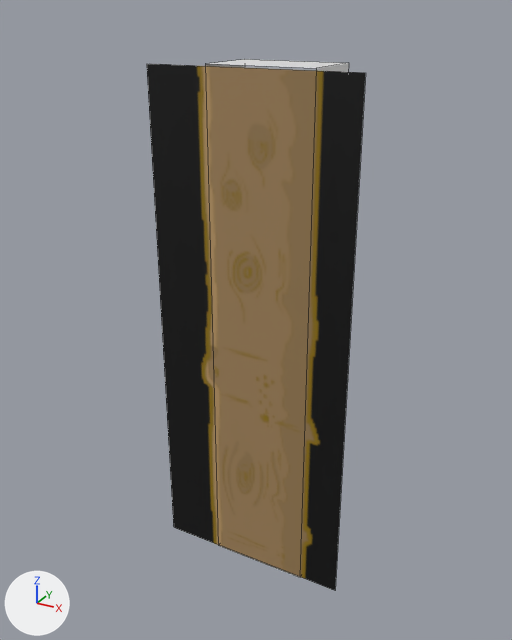
Two versions of the Blender file Content/PuffBOMB/3D/Mountain/DarkLogV7.blend, one commit apart.
Rendered twice from a 50 mm lens placed at (11.52, -16.05, 15.87), pointed at (2.56, 0.23, 7.73). The lights are fixed; the arrows at lower left show +X, +Y and +Z. Mesh edges are drawn as thin lines.
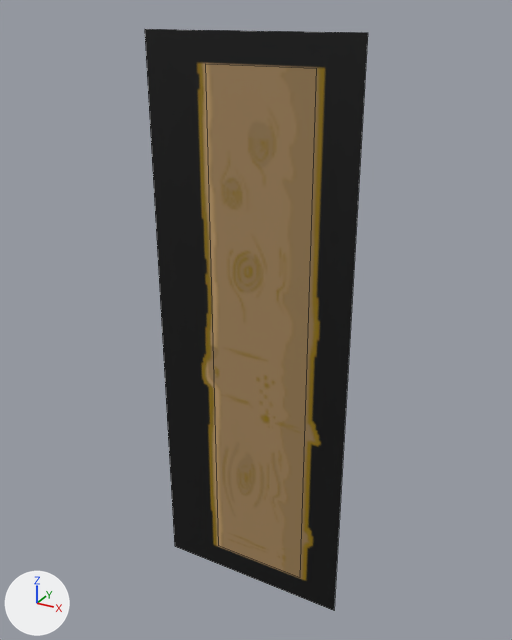
The change, as a list of edits to the scene's bpy script:
```text
Add img_darklog7_png_001:
    img_darklog7_png_001 = load_image('DarkLog7.png.001', '../../Textures/Foregrounds/Mountain/DarkLog7.png', 264, 104, 'Non-Color')
Add mat_darklog7_png_001:
    mat_darklog7_png_001 = principled_material('DarkLog7.png.001')
    mat_darklog7_png_001.texture = img_darklog7_png_001
Change me_plane:
    where me_plane.from_pydata(...)  # 4 vertices, 1 face; spans x 0.0..2.5, y 0.0..1.0, z 0.2
    used by ob_plane; location = (5.8, 0.4, 0.0); rotation_euler = (1.571, -1.571, 0.0), in degrees (90, -90, 0); scale = (5.83, 5.83, 5.83)
    remove me_plane.materials.append(mat_darklog7_png)  # picture img_darklog7_png
    me_plane part 1
    me_plane.vertices[0].co: (2.5, 1.0, 0.2) -> (2.64, 1.0, 0.2)  # pixel (146, 63) -> pixel (144, 29)
    me_plane.vertices[1].co: (2.5, 0.0, 0.2) -> (2.64, 0.0, 0.2)  # pixel (365, 72) -> pixel (367, 32)
    me_plane.vertices[2].co: (0.0, 0.0, 0.2) -> (-0.14, 0.0, 0.2)  # pixel (335, 590) -> pixel (334, 610)
    me_plane.vertices[3].co: (0.0, 1.0, 0.2) -> (-0.14, 1.0, 0.2)  # pixel (173, 527) -> pixel (174, 546)
    add me_plane.materials.append(mat_darklog7_png_001)  # picture img_darklog7_png_001
```

Boxes [x1, y1, x2, y2] around the edits, measured in the pictures (512 x 640 px):
'Plane', recoloured, reshaped (11% taller): before [147, 64, 366, 590]; after [145, 29, 368, 611]
